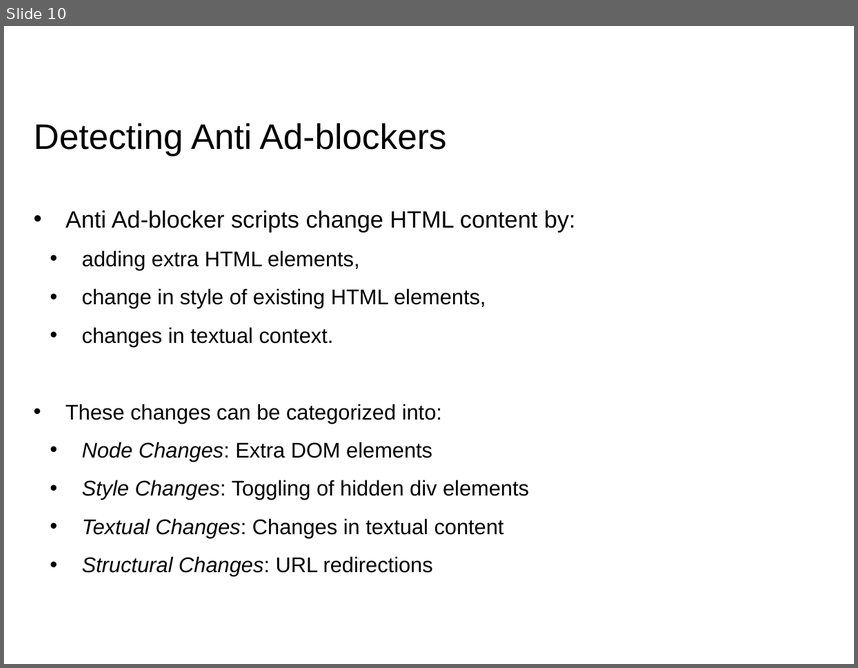
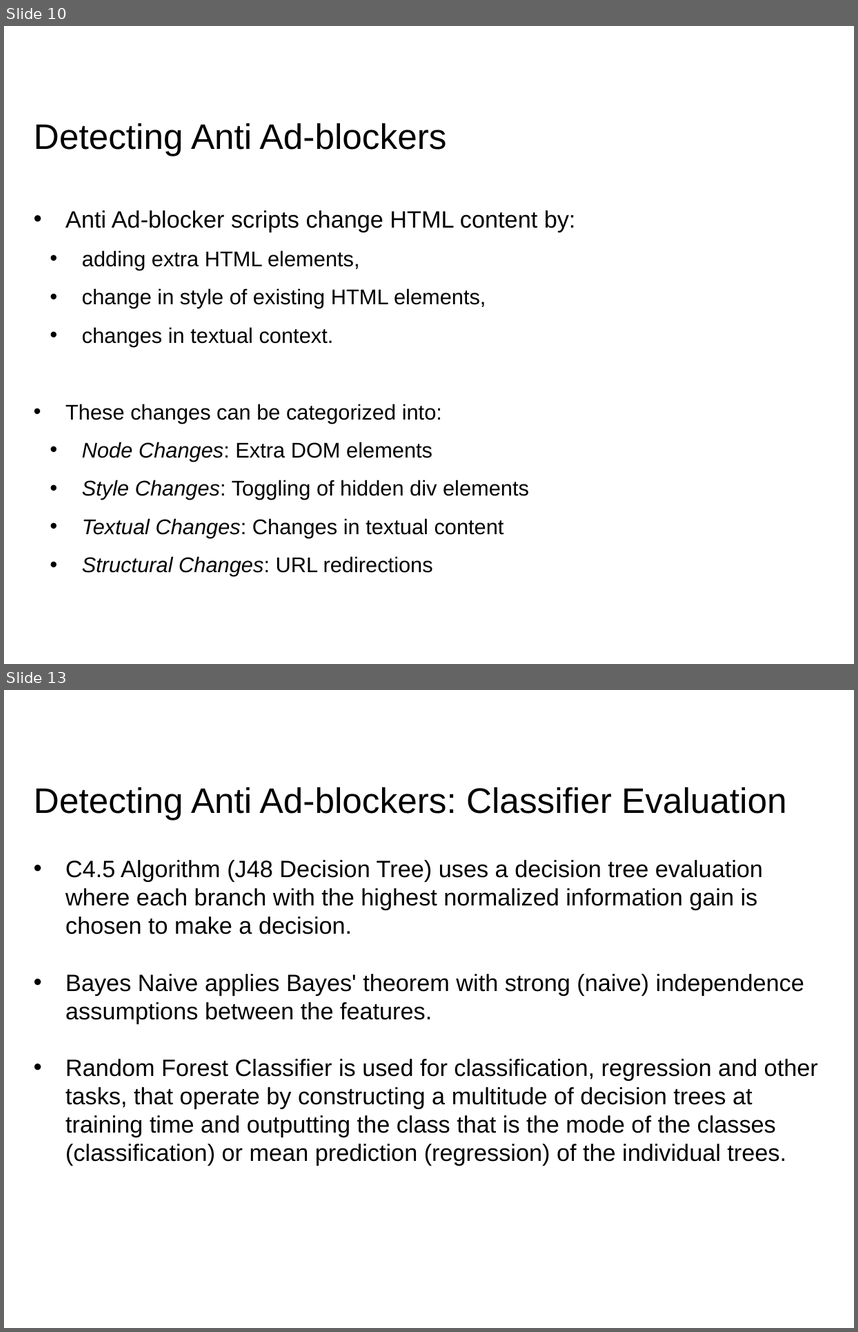
Before and after one commit to RohitPanda/seminar-blocking-adblockers, a slide deck: ppt/Seminar - Rohit & Rohit.pptx. Shown one above the other, each under a label of ours: slide 10 before the commit, slides 10 and 13 after it; the slides between them are not shown. The pictures are 858x668 and 858x1332 pixels, drawn with LibreOffice and Linux fonts; fonts in the diff are those of the drawing; background and template pictures are left out. Boxes give left, top, right and bottom in pixels: in the first picture for what was removed or moved away, otherwise in the second. Text is boxed around its words. In the diff, an @@ line names an element or a change of style, - is before the commit and + after.

```diff
--- a/ppt/Seminar - Rohit & Rohit.pptx
+++ b/ppt/Seminar - Rohit & Rohit.pptx
@@ slide 13 added at [4, 690, 854, 1328], background #FFFFFF @@
@@ title added at [34, 787, 787, 820], 30 pt, text #000000 @@
+Detecting Anti Ad-blockers: Classifier Evaluation
@@ text added at [65, 860, 818, 1165], 20 pt, text #000000 @@
+• C4.5 Algorithm (J48 Decision Tree) uses a decision tree evaluation where each branch with the highest normalized information gain is chosen to make a decision.
+• Bayes Naive applies Bayes' theorem with strong (naive) independence assumptions between the features.
+• Random Forest Classifier is used for classification, regression and other tasks, that operate by constructing a multitude of decision trees at training time and outputting the class that is the mode of the classes (classification) or mean prediction (regression) of the individual trees.
```
Also in this commit, not shown: 6 slides changed, 15 other slides added, 3 other files.
